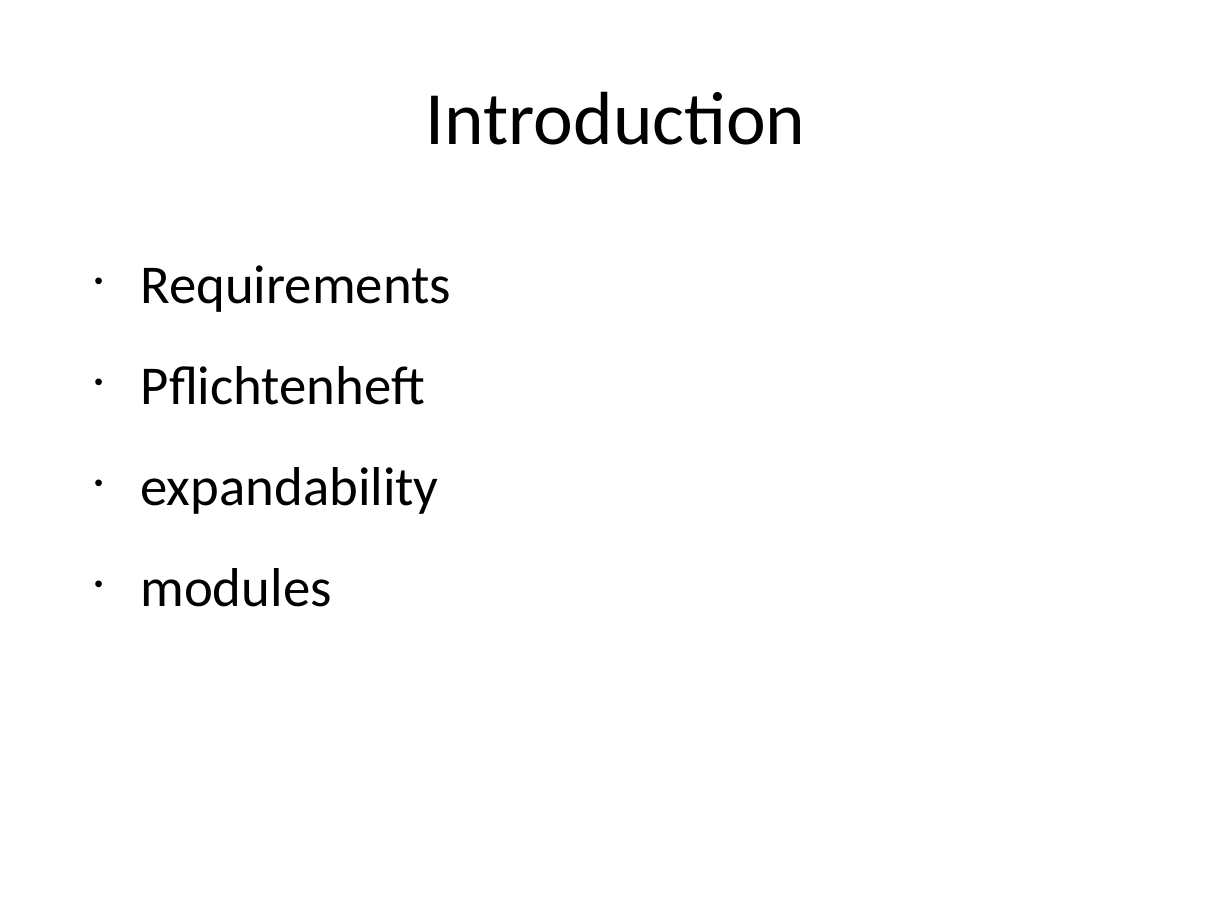
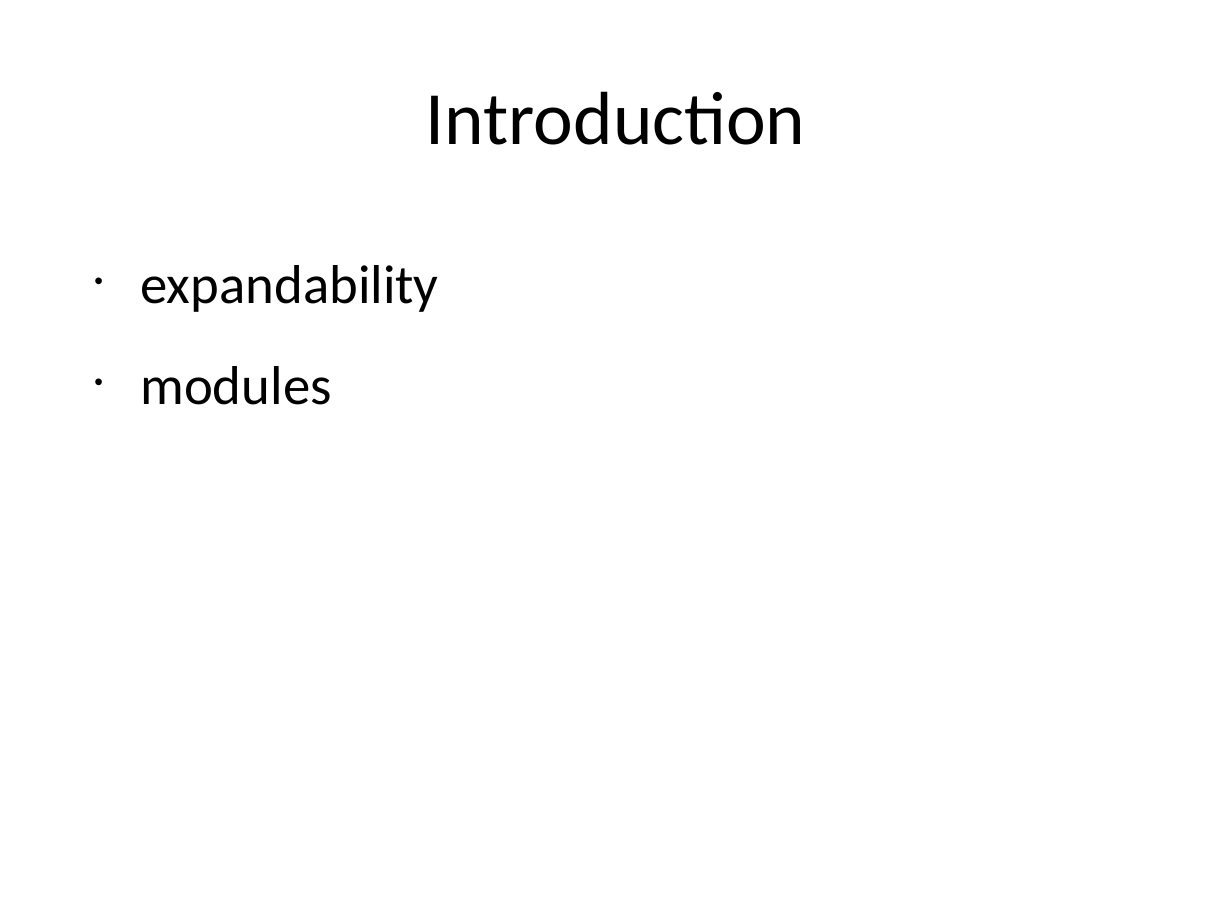
Before and after one commit to markusmo/HotelSoftware, a slide deck: slide 5 of Documentation/Praesentation/PresentationRoomanizer.pptx (slide 4 before the commit). Drawn at 1232x924 pixels with LibreOffice and Linux fonts; fonts in the diff are those of the drawing. Boxes give left, top, right and bottom in pixels: in the first picture for what was removed or moved away, otherwise in the second. Text is boxed around its words. In the diff, an @@ line names an element or a change of style, - is before the commit and + after.

```diff
--- a/Documentation/Praesentation/PresentationRoomanizer.pptx
+++ b/Documentation/Praesentation/PresentationRoomanizer.pptx
@@ text at bbox=[140, 265, 451, 405]: paragraphs removed @@
-• Requirements
-• Pflichtenheft
```
Also in this commit, not shown: 3 other slides changed, 2 slides added, 1 other file.
